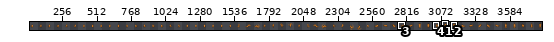
Pixel-art file -- Player-Spritesheet.aseprite. The first picture is a wide view before the edit; the outline marks the close-up.
Close-up. Old version:
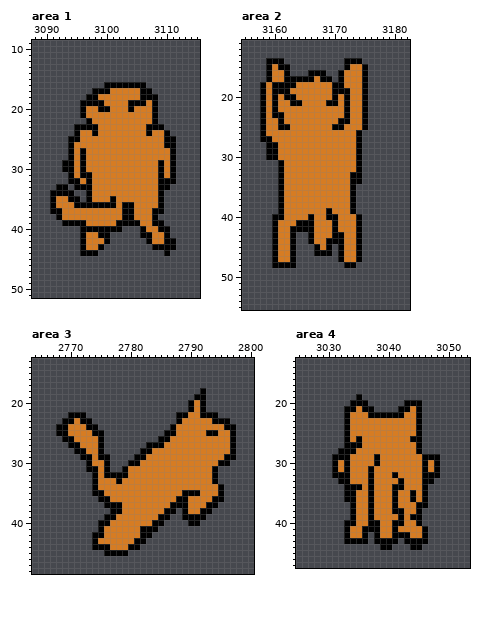
3840x64 pixels, 1 frame. Pixels under 10% opacity are left out. Colours within 5 levels of each other are drawn and written as one. Shown: area 1: x 3088..3115, y 9..51; area 2: x 3155..3182, y 11..55; area 3: x 2764..2800, y 13..48; area 4: x 3025..3053, y 13..47. The wide view leaves out empty margins. The commit also changed other parts of the picture, which this record leaves out.
And afterwards:
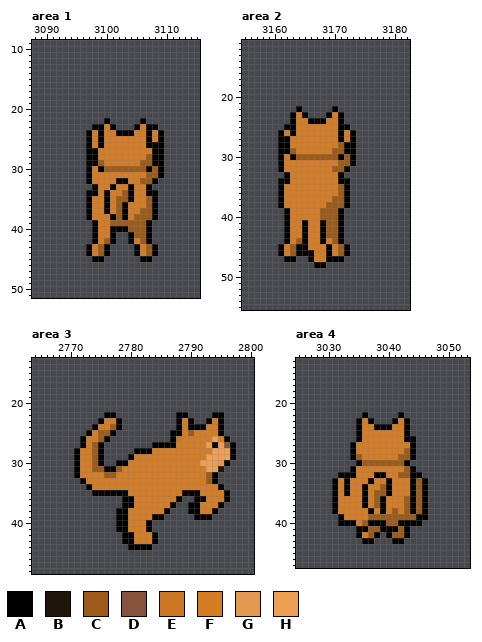
Palette (. is transparent): A #000000  B #1f150b  C #9d5b1a  D #88533c  E #cd7722  F #d67c23  G #e39950  H #eda054
Change:
--- area 1, layers "Cat Outline", "Orange Coat"
@@ x 3088..3115 @@
 15 ............................
-16 ............AAAAAAA.........
-17 ..........AAAFFFFFAA........
-18 .........AAFFFFFFFAAA.......
-19 ........AAAAFFFFAAAFA.......
-20 ........AFFAAFFFAFFFA.......
-21 ........AFFFFFFFFFFFA.......
-22 .........AFFFFFFFFFFA.......
-23 .......AAAAFFFFFFFFAAA......
-24 .......AFFAFFFFFFFFAFFA.....
-25 ......AAFFFFFFFFFFFFFFAA....
-26 ......AFFFFFFFFFFFFFFFAA....
-27 ......AFAFFFFFFFFFFFFFFA....
-28 ......AFAFFFFFFFFFFFFFFA....
-29 .....AAFAFFFFFFFFFFFFAFA....
-30 .....AAFAFFFFFFFFFFFFAFA....
-31 ......AFAAFFFFFFFFFFFAFA....
-32 ......AAFAFFFFFFFFFFFAAA....
-33 ....AA.AAAFFFFFFFFFFFAA.....
-34 ...AAAA..AFFFFFFFFFFFA......
-35 ...AFFAA.AFFFAFFFFFFFA......
-36 ...AFFFAAAAAAAFAAFFFFA......
-37 ...AAFFFFFFFFFFAAFFFAA......
-38 ....AFFFFFFFFFFAAFFFA.......
-39 .....AAAAFFFFFAAAAFFAA......
-40 ........AAAAAAA...AFFAA.....
-41 ........AFFAA.....AAFFA.....
-42 ........AFFFA......AFFAA....
-43 ........AFFA........AAAA....
-44 ........AAA...........A.....
-45 ............................
+16 ............................
+17 ............................
+18 ............................
+19 ............................
+20 ............................
+21 ............................
+22 ............A.....A.........
+23 ..........AAFA...AFAA.......
+24 .........AFAFFAAAFFAFA......
+25 .........AFAFFFFFFFAFA......
+26 .........AFAFFFFFFFAAA......
+27 .........AAFFFFFFFFFAA......
+28 .........AAFFFFFFFFCAA......
+29 .........AACFFFFFFCCAA......
+30 .........AFACCCCCCCACA......
+31 .........AFFFFFFFFFCCA......
+32 .........AFFFFAAFFCCA.......
+33 ..........AFFAFFAFFA........
+34 .........AAFAFFCAFFAA.......
+35 .........AFFAFCCAFFCA.......
+36 .........AFFAFCAFFFCA.......
+37 .........AFFAFCAFFCCA.......
+38 .........AFFFACAFCCCA.......
+39 ..........AFFCCCCCCA........
+40 ..........AFFAAACCCA........
+41 ..........AFFA..ACCA........
+42 ..........AFCA..AFCA........
+43 .........AFCA....AFCA.......
+44 .........AFCA....AFCA.......
+45 ..........AA......AA........
 46 ............................
--- area 2, layers "Cat Outline", "Orange Coat"
@@ x 3155..3182 @@
 13 ............................
-14 ....AAA..........AAA........
-15 ....AFAA.........AFFA.......
-16 ....AFFA...AAA..AFFFA.......
-17 ....AFFAAAAAFAA.AFFFA.......
-18 ...AFAAAAFFFFFFAAFFFA.......
-19 ...AFAAAFFFFFFFAAAFFA.......
-20 ...AFAFAAFFFFFFAFAFFA.......
-21 ...AFAFFAAFFFFAAFAFFA.......
-22 ...AFAFFFFFFFFFFFAFFA.......
-23 ...AFAAFFFFFFFFFFAFFA.......
-24 ...AFFAFFFFFFFFFAAFFA.......
-25 ...AFFAAFFFFFFFAAFFFA.......
-26 ...AFFFFFFFFFFFFFFFA........
-27 ...AAFFFFFFFFFFFFFFA........
-28 ....AAFFFFFFFFFFFFFA........
-29 ....AAFFFFFFFFFFFFFA........
-30 ....AAFFFFFFFFFFFFFA........
-31 ......AFFFFFFFFFFFFA........
-32 ......AFFFFFFFFFFFFA........
-33 ......AFFFFFFFFFFFAA........
-34 ......AFFFFFFFFFFFAA........
-35 ......AFFFFFFFFFFFA.........
-36 ......AFFFFFFFFFFFA.........
-37 ......AFFFFFFFFFFFA.........
-38 ......AFFFFFFFFFFFA.........
-39 ......AFFFFFFFAFFFA.........
-40 .....AAFFFFAFFAAFFFA........
-41 .....AFFFAAAFFFAFFFA........
-42 .....AFFAAAAFFFAFFFA........
-43 .....AFFA..AFFFAAFFA........
-44 .....AFFA..AFFAAAFFA........
-45 .....AFFA...AFA.AFFA........
-46 .....AFFA...AAA.AFFA........
-47 .....AFFA.......AFFA........
-48 .....AAAA........AA.........
+14 ............................
+15 ............................
+16 ............................
+17 ............................
+18 ............................
+19 ............................
+20 ............................
+21 ............................
+22 .........A.....A............
+23 ........AFA...AFA...........
+24 ........AFFAAAFFA...........
+25 .......AAFFFFFFFAA..........
+26 ......AFAFFFFFFFAFA.........
+27 ......AAFFFFFFFFAFA.........
+28 ......AAFFFFFFFFCAA.........
+29 ......AACFFFFFFCCAA.........
+30 ......AFACCCCCCCACA.........
+31 ......AFFFFFFFFFCCA.........
+32 ......AFFFFFFFFCCA..........
+33 .......AFFFFFFFFA...........
+34 ......AAFFFFFFFFAA..........
+35 ......AFFFFFFFFFCA..........
+36 ......AFFFFFFFFFCA..........
+37 ......AFFFFFFFFCCA..........
+38 ......AFFFFFFFCCCA..........
+39 .......AFFFFFCCCA...........
+40 .......AFFFFFCCCA...........
+41 .......AFFAFFACCA...........
+42 .......AFFAFFACCA...........
+43 .......AFFAFFACCA...........
+44 .......AFCAFFAFCA...........
+45 ......AFCAAFFFAFCA..........
+46 ......AFCAAAFFAFCA..........
+47 .......AA..AFFAAA...........
+48 ............AA..............
 49 ............................
--- area 3, layers "Cat Outline", "Orange Coat"
@@ x 2764..2800 @@
 17 .....................................
-18 ............................A........
-19 ...........................AA........
-20 ..........................AFA........
-21 ..........................AFA........
-22 ......AAA...............AAFFAAA......
-23 .....AAFAA..............AFFFFFAAA....
-24 ....AAFFFAA............AFFFFFFFFAA...
-25 ....AAFFFFAA..........AAFFFFFAAFFA...
-26 .....AAFFFFA.........AAFFFFFFFFFFA...
-27 ......AAFFFA.......AAAFFFFFFFFFFFA...
-28 .......AAFFA......AAFFFFFFFFFFFFFA...
-29 ........AAFAA....AAFFFFFFFFFFFFFAA...
-30 .........AFFA...AAFFFFFFFFFFFFFAA....
-31 .........AAFA..AFFFFFFFFFFFFFFA......
-32 ..........AFAAAAFFFFFFFFFFFFFFA......
-33 ..........AFFFAFFFFFFFFFFFFFFFA......
-34 ..........AFFFFFFFFFFFFFFFFFFFFA.....
-35 ..........AAFFFFFFFFFFFFFAAAFFFA.....
-36 ...........AAFFFFFFFFFFFAAFFFFAA.....
-37 ............AAAFFFFFFFFAAAFFFAA......
-38 .............AAFFFFFFFAA.AFFAA.......
-39 ............AAFFFFFFFAA..AAAA........
-40 ...........AAFFFFFFFAA....AA.........
-41 ...........AFFFFFFAAA................
-42 ..........AAFFFFFFAA.................
-43 ..........AFFFFFFAA..................
-44 ..........AAAFFFAA...................
-45 ............AAAA.....................
+18 .....................................
+19 .....................................
+20 .....................................
+21 .....................................
+22 ............AA..........AA....AA.....
+23 ...........AFFA.........AFA..AFA.....
+24 ..........AFFCA.........AFAAAFFA.....
+25 .........AFCCA.........AAFCFFFFA.....
+26 ........AFFCA..........AEFFFFFHFA....
+27 ........AFCA........AAAAFFFFFHAHDA...
+28 .......AFFCA.....AAAFFFFFFFFFFHHHA...
+29 .......AFFCA....AFFFFFFFFFFFFHHHHA...
+30 .......AFFCA..AAFFFFFFFFFFFFHHHGA....
+31 .......AFFCCAACFFFFFFFFFFFFFFHHB.....
+32 .......AFFFFCCFFFFFFFFFFFFFFFCA......
+33 ........AFFFFFFFFFFFFFFFFFFFFCA......
+34 .........AFFFFFFFFFFFFFFFFFFFFFA.....
+35 ..........AAAAAAFFFFFFFFFAAAFFFFA....
+36 ...............AAFFFFFFFA..AAFFFA....
+37 ...............AAFFFFFFA..AAFFFA.....
+38 ..............AAFFFFFFA...AAFFA......
+39 ..............AAFFFFAA.....AAA.......
+40 ..............AAFFFA.................
+41 ..............AAFFFA.................
+42 ...............AAFFFA................
+43 ...............AAFFFA................
+44 ................AAAA.................
+45 .....................................
 46 .....................................
--- area 4, layers "Cat Outline", "Orange Coat"
@@ x 3025..3053 @@
 18 .............................
-19 ..........A..................
-20 .........AAA......AAA........
-21 ........AAFAA....AAFA........
-22 ........AFFFAAAAAAFFA........
-23 ........AFFFFFFFFFFFA........
-24 ........AFFFFFFFFFFFA........
-25 ........AFFFFFFFFFFFA........
-26 ........AFAFFFFFFFFAA........
-27 ........AAAFFFFFFFFFA........
-28 .......AAAFFFFFFFFFFA........
-29 ......AAAFFFFAFFFFFFFAAA.....
-30 ......AFAFFFFAFFFFFFFAFA.....
-31 ......AFAFFFAFFFFFFFFAFA.....
-32 ......AAAFFFAFFFAFFFFAAA.....
-33 .......AAFFFAFFFFAFFFAA......
-34 ........AAAFAFFFAAFFFA.......
-35 ........AAFFAFFFAFFAFA.......
-36 ........AAFFAFFFAFFAFA.......
-37 .........AFFAFFFAFFFAA.......
-38 .........AFFAFFFAAFFA........
-39 .........AFFAFFFFAFAA........
-40 ........AAFFAAFFAAFFA........
-41 ........AFFAAAFFAFFFFA.......
-42 ........AFFA.AFFAAAFFA.......
-43 ........AAAA.AAAA.AAAA.......
-44 ..............AA...AA........
+19 .............................
+20 .............................
+21 .............................
+22 ...........A.....A...........
+23 ..........AFA...AFA..........
+24 ..........AFFAAAFFA..........
+25 ..........AFFFFFFFA..........
+26 ..........AFFFFFFFAA.........
+27 .........AFFFFFFFFFA.........
+28 .........AFFFFFFFFCA.........
+29 .........ACFFFFFFCCA.........
+30 ..........ACCCCCCCA..........
+31 .........AFFFFFFFFCA.........
+32 .......AAAFFFAAFFCCAA........
+33 ......AFAFFFAFFAFFFACA.......
+34 ......AFAFFAFFCAFFFACA.......
+35 ......AFAFFAFCCAFFFACA.......
+36 ......AFFFFAFCAFFFCACA.......
+37 ......AFFFFAFCAFFFCACA.......
+38 ......AFFFFFAFAFCFCACA.......
+39 .......AFFFFCCCCCCCCAA.......
+40 .......AAAFCAAACCAAAA........
+41 ..........AACCAAACA..........
+42 ..........AFCA.ACCA..........
+43 ...........AA...AA...........
+44 .............................
 45 .............................
